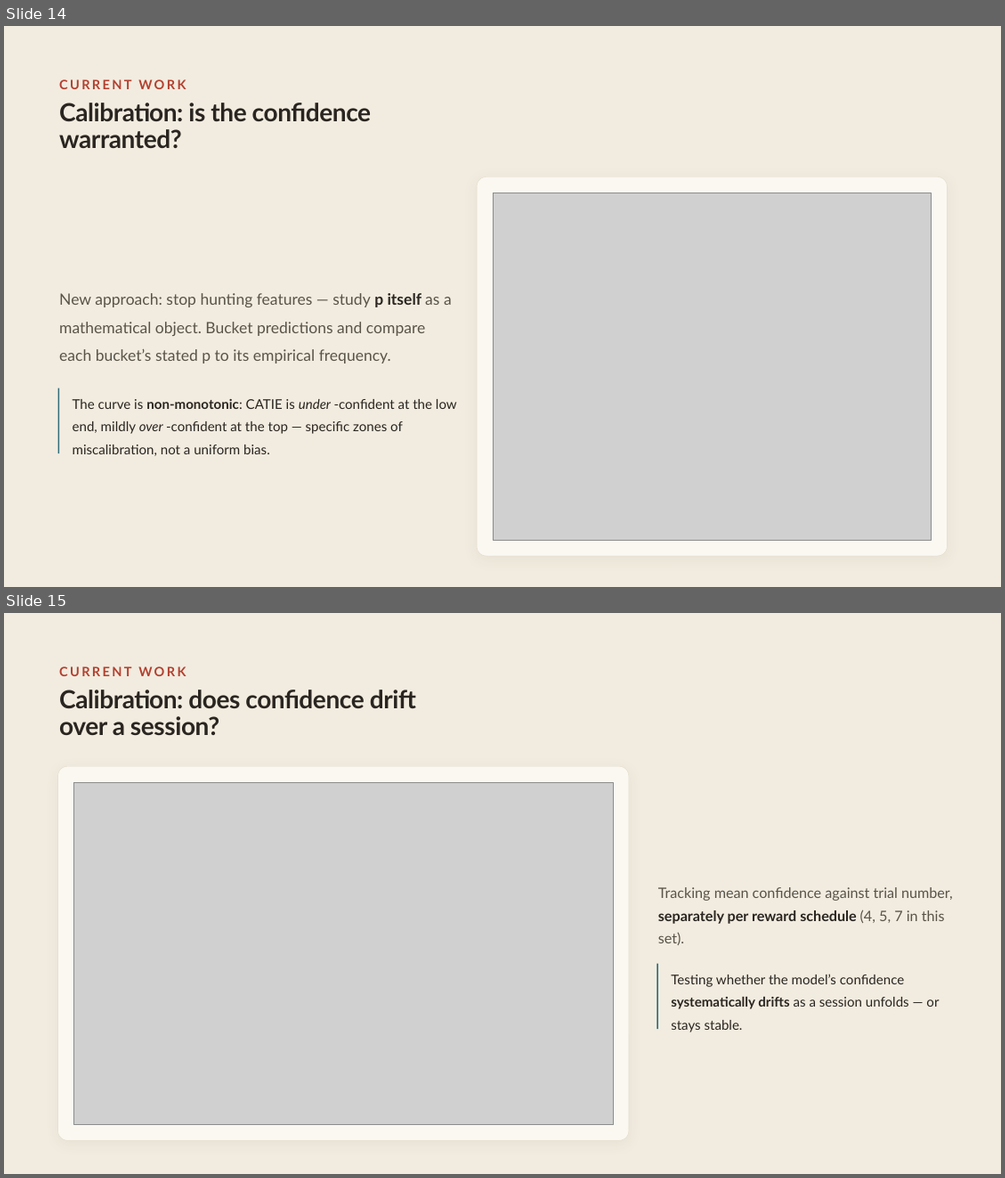
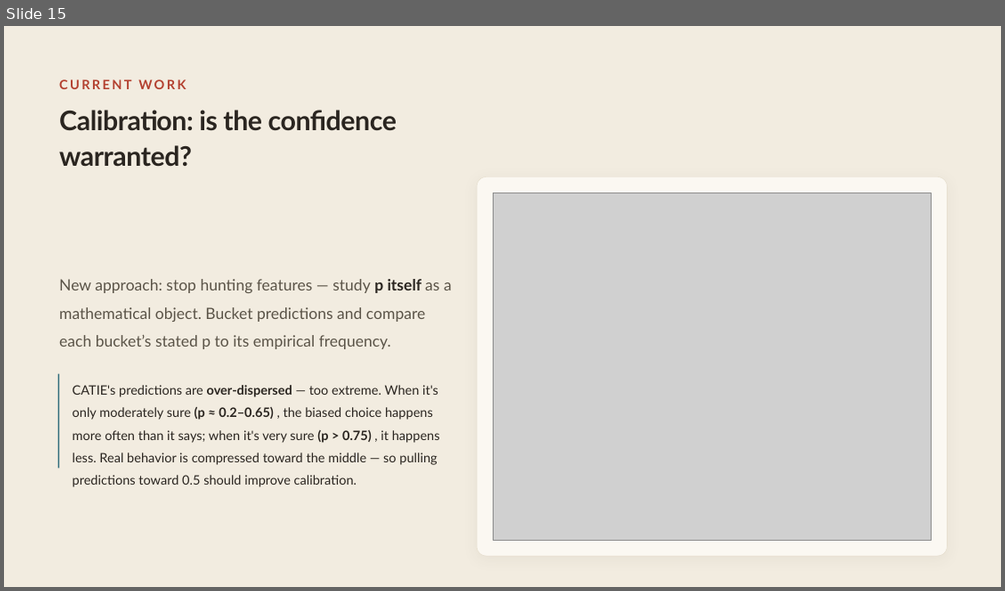
Before and after one commit to ShirHolzman/Amirim-Research, a slide deck: Amirim-Presentation.pptx. Shown one above the other, each under a label of ours: slides 14 and 15 before the commit, slide 15 after it. The pictures are 1005x1178 and 1005x591 pixels, drawn with LibreOffice and Linux fonts; fonts in the diff are those of the drawing; grey boxes stand for pictures. Boxes give left, top, right and bottom in pixels: in the first picture for what was removed or moved away, otherwise in the second. Text is boxed around its words. In the diff, an @@ line names an element or a change of style, - is before the commit and + after.

```diff
--- a/Amirim-Presentation.pptx
+++ b/Amirim-Presentation.pptx
@@ slide 15 removed at (x1=4, y1=613, x2=1001, y2=1174), background #F2ECE0 @@
@@ text removed at (x1=59, y1=666, x2=186, y2=676) @@
-CURRENT WORK
@@ text removed at (x1=59, y1=690, x2=416, y2=735) @@
-Calibration: does confidence drift over a session?
@@ rounded rectangle removed at (x1=57, y1=766, x2=629, y2=1140) @@
@@ picture removed at (x1=73, y1=782, x2=613, y2=1125) @@
@@ text removed at (x1=658, y1=887, x2=953, y2=945) @@
-Tracking mean confidence against trial number, separately per reward schedule (4, 5, 7 in this set).
@@ rectangle removed at (x1=657, y1=964, x2=658, y2=1029) @@
@@ text removed at (x1=671, y1=973, x2=938, y2=1032) @@
-Testing whether the model’s confidence systematically drifts as a session unfolds — or stays stable.
@@ what was slide 14 is now slide 15 @@
@@ slide 15 changed as well @@
@@ text "Calibration: is the confidence warranted?" at (x1=59, y1=110, x2=396, y2=167): size 36.1 to 39 pt; line spacing 0.9 to 1.1 @@
@@ text "New approach: stop hunting features ..." moved from (x1=59, y1=293, x2=452, y2=363) to (x1=59, y1=279, x2=452, y2=349) @@
@@ rectangle resized from (x1=57, y1=388, x2=59, y2=453) to (x1=57, y1=374, x2=59, y2=468) @@
@@ text at (x1=73, y1=385, x2=440, y2=487): text changed; size 19.4 to 18.8 pt @@
-The curve is non-monotonic: CATIE is under -confident at the low end, mildly over -confident at the top — specific zones of miscalibration, not a uniform bias.
+CATIE's predictions are over-dispersed — too extreme. When it's only moderately sure (p ≈ 0.2–0.65) , the biased choice happens more often than it says; when it's very sure (p > 0.75) , it happens less. Real behavior is compressed toward the middle — so pulling predictions toward 0.5 should improve calibration.
```
Also in this commit, not shown: 15 other slides changed, 2 slides added, 1 other slide removed, 2 other files.
